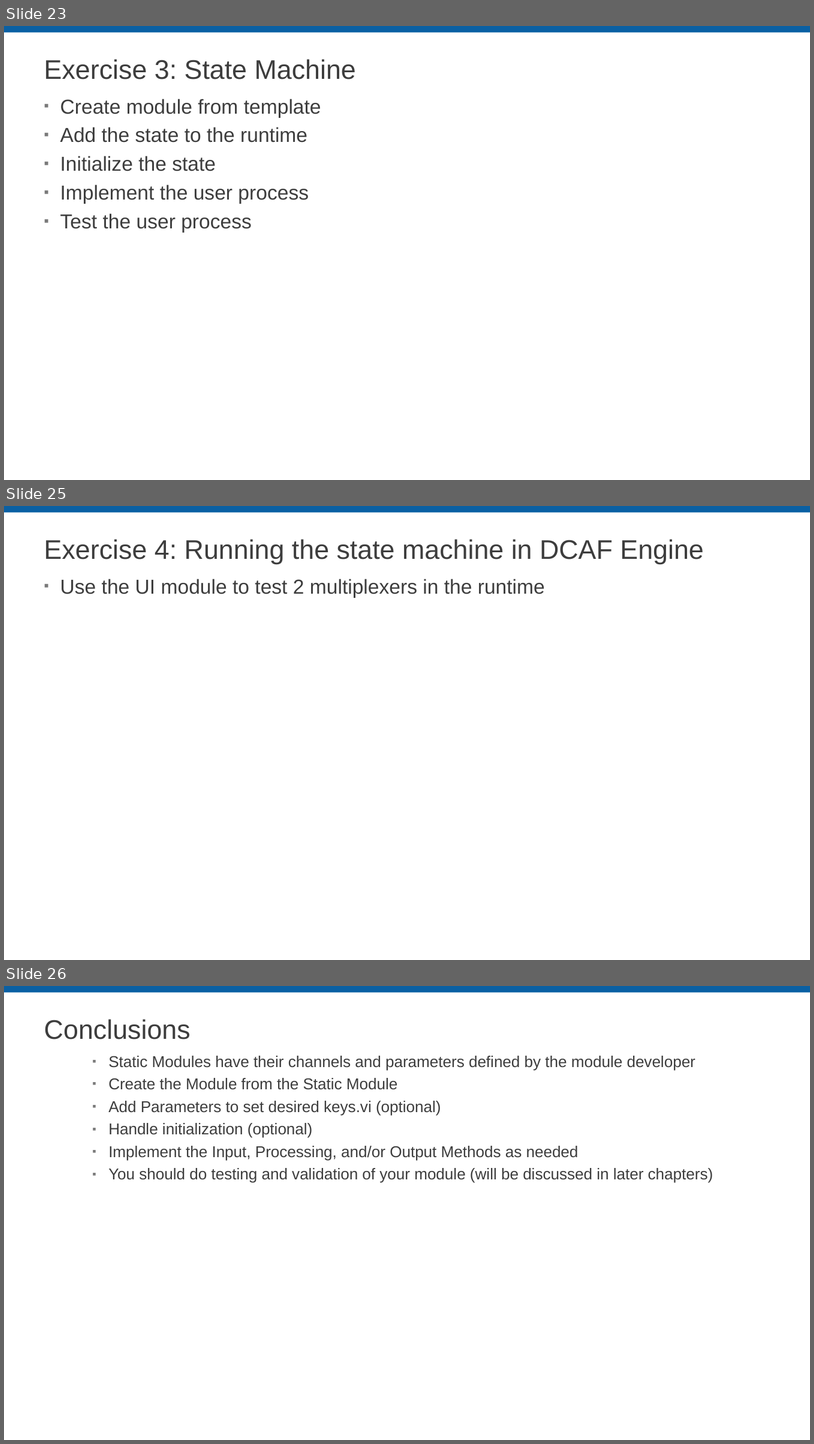
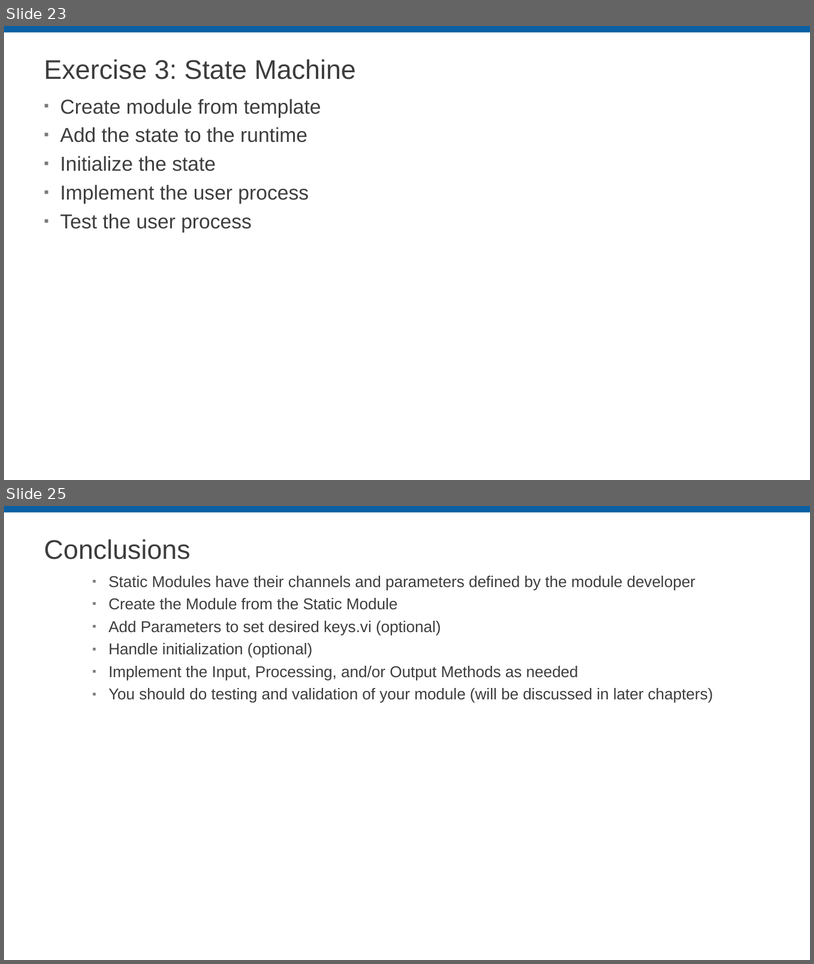
Before and after one commit to LabVIEW-DCAF/Documentation, a slide deck: Trunk/Getting Started Material/DCAF Training/6 Static Modules.pptx. Shown one above the other, each under a label of ours: slides 23, 25 and 26 before the commit, slides 23 and 25 after it; the slides between them are not shown. The pictures are 814x1444 and 814x964 pixels, drawn with LibreOffice and Linux fonts; fonts in the diff are those of the drawing; background and template pictures are left out. Boxes give left, top, right and bottom in pixels: in the first picture for what was removed or moved away, otherwise in the second. Text is boxed around its words. In the diff, an @@ line names an element or a change of style, - is before the commit and + after.

```diff
--- a/Trunk/Getting Started Material/DCAF Training/6 Static Modules.pptx
+++ b/Trunk/Getting Started Material/DCAF Training/6 Static Modules.pptx
@@ slide 25 removed at (x1=4, y1=506, x2=810, y2=960), background #FFFFFF; not listed: 1 template element that a slide beside it also shows @@
@@ title removed at (x1=44, y1=539, x2=704, y2=564) @@
-Exercise 4: Running the state machine in DCAF Engine
@@ text removed at (x1=60, y1=579, x2=545, y2=598) @@
-▪ Use the UI module to test 2 multiplexers in the runtime
@@ what was slide 26 is now slide 25 @@
```
Also in this commit, not shown: 5 slides changed, 9 other files.
